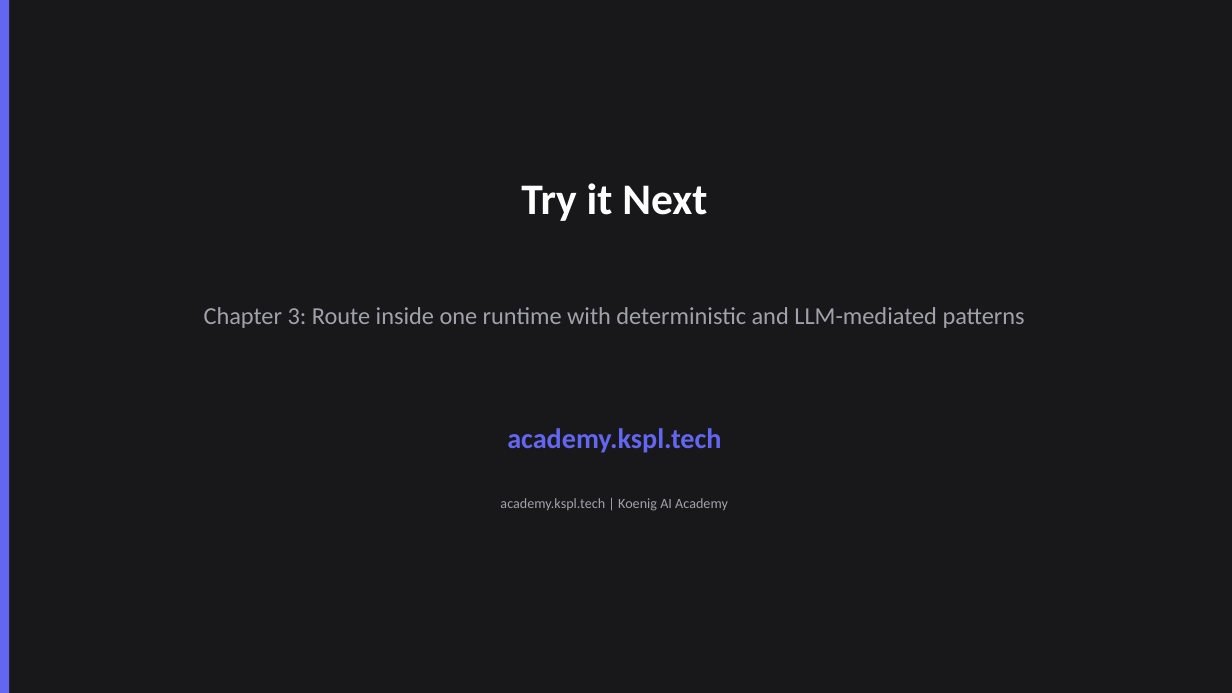
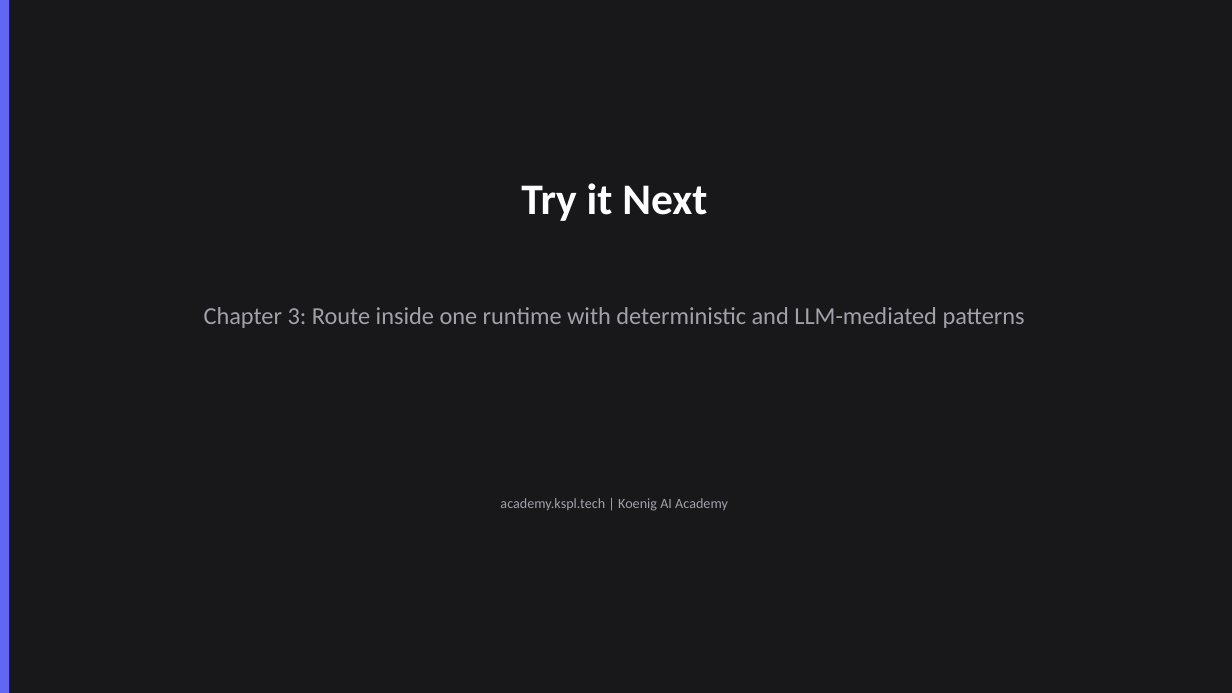
Before and after one commit to Koenig-Solutions-Private-Limited/koenig-ai-org, a slide deck: slide 14 of vault/courses/gemini-enterprise-agents/ch02-slides.pptx. Drawn at 1232x693 pixels with LibreOffice and Linux fonts; fonts in the diff are those of the drawing. Boxes give left, top, right and bottom in pixels: in the first picture for what was removed or moved away, otherwise in the second. Text is boxed around its words. In the diff, an @@ line names an element or a change of style, - is before the commit and + after.

```diff
--- a/vault/courses/gemini-enterprise-agents/ch02-slides.pptx
+++ b/vault/courses/gemini-enterprise-agents/ch02-slides.pptx
@@ text removed at [507,428,721,453] @@
-academy.kspl.tech
```
Also in this commit, not shown: 1 other slide changed.
